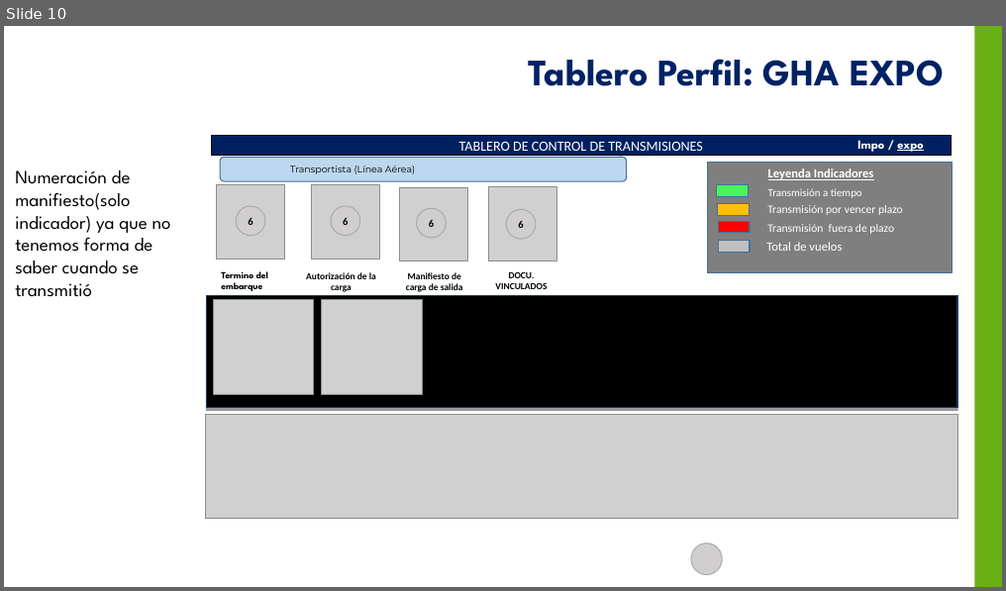
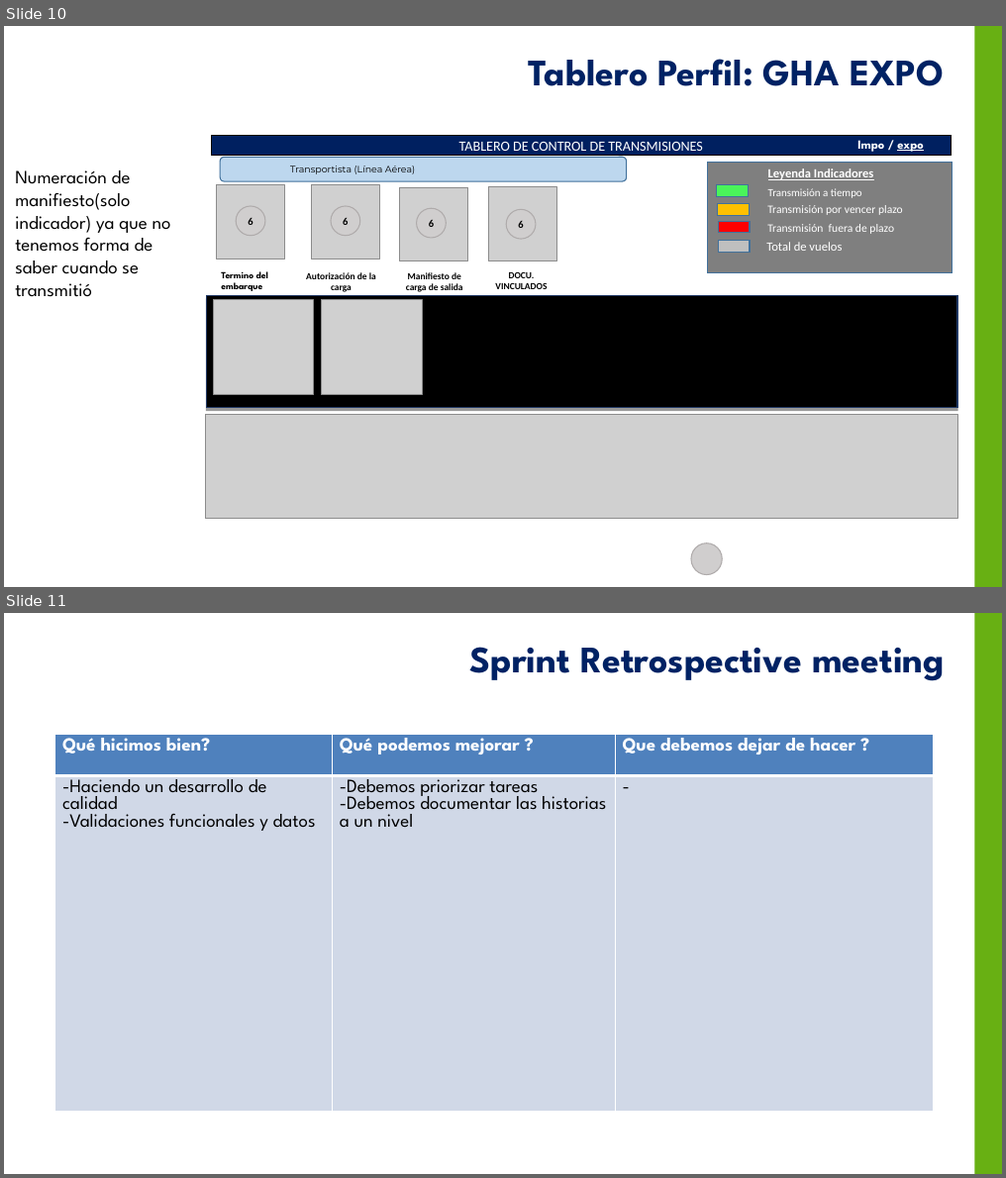
Before and after one commit to yahck/pyTransmisionesTalma, a slide deck: Documentos/ControlTransmisionesV1.0.pptx. Shown one above the other, each under a label of ours: slide 10 before the commit, slides 10 and 11 after it. The pictures are 1006x591 and 1006x1178 pixels, drawn with LibreOffice and Linux fonts; fonts in the diff are those of the drawing; grey boxes stand for pictures; background and template pictures are left out. Boxes give left, top, right and bottom in pixels: in the first picture for what was removed or moved away, otherwise in the second. Text is boxed around its words. In the diff, an @@ line names an element or a change of style, - is before the commit and + after.

```diff
--- a/Documentos/ControlTransmisionesV1.0.pptx
+++ b/Documentos/ControlTransmisionesV1.0.pptx
@@ slide 11 added at bbox=[4, 613, 1002, 1174], background #FFFFFF; not listed: 1 template element that a slide beside it also shows @@
@@ text added at bbox=[470, 647, 944, 681], 36 pt, text #002264, bold @@
+Sprint Retrospective meeting
@@ table added at bbox=[54, 735, 933, 1112], 2 rows, 3 columns @@
+Qué hicimos bien? | Qué podemos mejorar ? | Que debemos dejar de hacer ?
+-Haciendo un desarrollo de calidad / -Validaciones funcionales y datos | -Debemos priorizar tareas / -Debemos documentar las historias a un nivel | -
```
Also in this commit, not shown: 2 slides changed, 1 other slide added, 3 other files.
